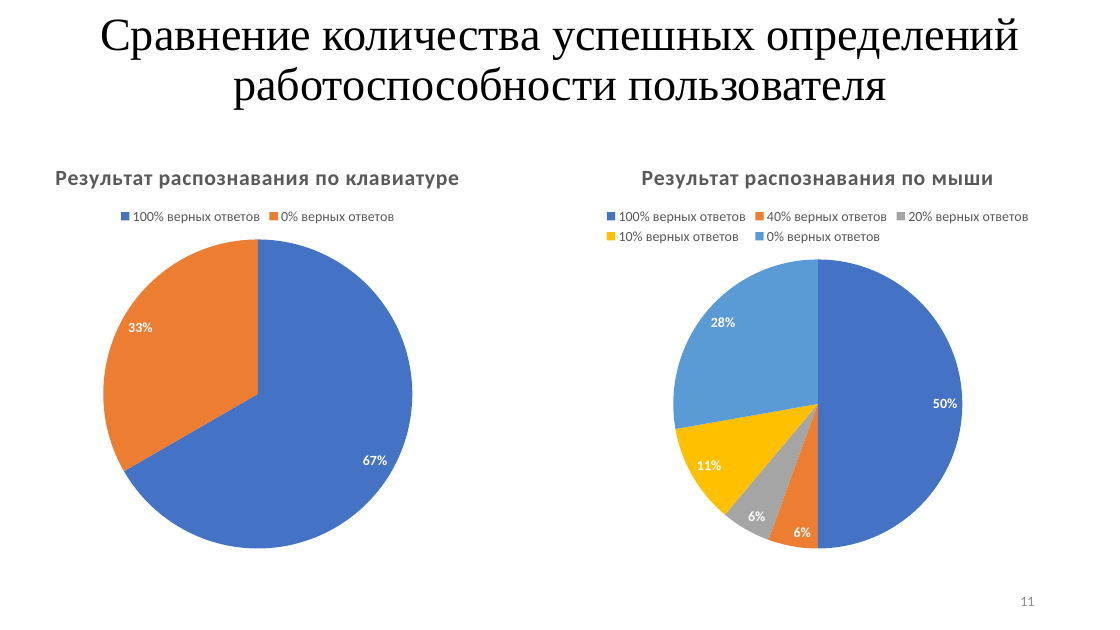
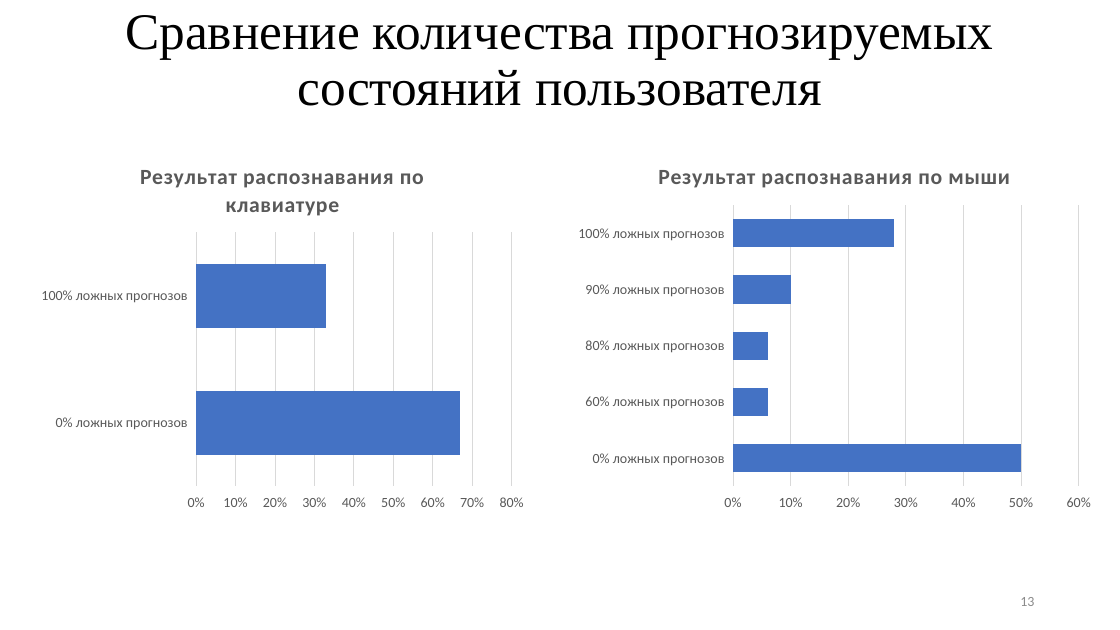
Before and after one commit to TheSawIsTheLaw/FatigueRecognitionSystem, a slide deck: slide 13 of Presentation/presentation.pptx (slide 11 before the commit). Drawn at 1120x630 pixels with LibreOffice and Linux fonts; fonts in the diff are those of the drawing. Boxes give left, top, right and bottom in pixels: in the first picture for what was removed or moved away, otherwise in the second. Text is boxed around its words. In the diff, an @@ line names an element or a change of style, - is before the commit and + after.

```diff
--- a/Presentation/presentation.pptx
+++ b/Presentation/presentation.pptx
@@ title at box(125, 15, 993, 106): text changed; size 39.6 to 44 pt @@
-Сравнение количества успешных определений работоспособности пользователя
+Сравнение количества прогнозируемых состояний пользователя
@@ pie chart at box(31, 145, 534, 518) @@
@@ pie chart to bar chart @@
@@ title "Результат распознавания по клавиатуре" to "Результат распознавания по клавиатуре " @@
-categories: 100% верных ответов, 0% верных ответов
+categories: 0% ложных прогнозов, 100% ложных прогнозов
-Результат распознавания по клавиатуре: 67, 33
+Series 1: 0.67, 0.33
@@ data labels of Series 1 removed @@
@@ colours of single points changed @@
@@ legend changed @@
@@ category axis changed @@
@@ value axis changed @@
@@ bar spacing changed @@
@@ bar chart: place and size @@
-bar chart at box(0, 145, 560, 560)
+bar chart at box(31, 145, 534, 518)
@@ pie chart at box(568, 145, 1102, 518) @@
@@ pie chart to bar chart @@
-categories: 100% верных ответов, 40% верных ответов, 20% верных ответов, 10% верных ответов, 0% верных ответов
+categories: 0% ложных прогнозов, 60% ложных прогнозов, 80% ложных прогнозов, 90% ложных прогнозов, 100% ложных прогнозов
-Series 1: 50, 6, 6, 11, 28
+Series 1: 0.5, 0.06, 0.06, 0.1, 0.28
@@ data labels of Series 1 removed @@
@@ colours of single points changed @@
@@ legend changed @@
@@ category axis changed @@
@@ value axis changed @@
@@ bar spacing changed @@
@@ bar chart: place and size @@
-bar chart at box(516, 145, 1120, 560)
+bar chart at box(568, 145, 1102, 518)
@@ page number at box(1020, 597, 1034, 606): text changed @@
-11
+13
```
Also in this commit, not shown: 11 other slides changed, 2 slides added, 29 other files.
